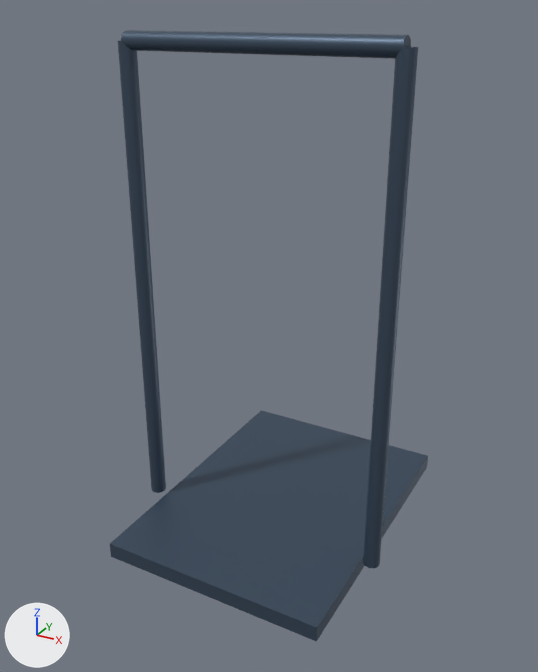
The glTF model motion/models/ski_erg.glb: old version first, new version second.
One viewpoint serves both versions: a camera (50 mm lens) standing at (1.37, -3.14, 2.21) and looking at (-0.03, -0.58, 0.93). Every picture has the same lights, and +X, +Y and +Z are marked at lower left. The picture after the commit comes second. Where no turn or scale is listed for an object, it has been applied to the vertices.

The first picture shows 'base', 'top', 'tower', 'tower.001'.
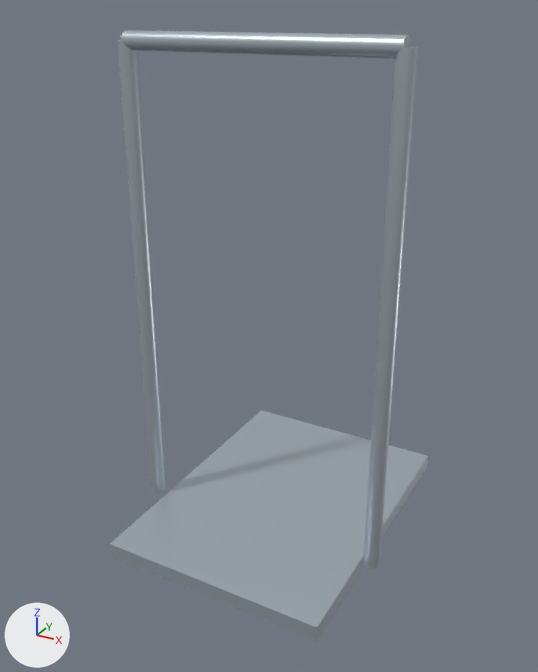
Where the change shows, as pixel boxes (x1, y1, x2, y2) in the pictures (538 x 672 px):
'base', recoloured (dark blue to pale blue)
    both: (110, 410, 428, 642)
'tower.001', recoloured (dark blue to pale blue)
    both: (363, 47, 418, 569)
'tower', recoloured (dark blue to pale blue)
    both: (118, 40, 166, 493)
'top', recoloured (dark blue to pale blue)
    both: (121, 30, 411, 59)

Diff of the bpy script that builds the scene:
```diff
--- a/motion/models/ski_erg.glb.py
+++ b/motion/models/ski_erg.glb.py
@@ mat_material_0 @@
 mat_material_0 = principled_material('Material_0')
-mat_material_0.base_color = (0.0578, 0.0908, 0.138)  # dark blue #445568
+mat_material_0.base_color = (0.491, 0.552, 0.61)  # pale blue #bac4cd
 mat_material_0.metallic = 0.5
```
